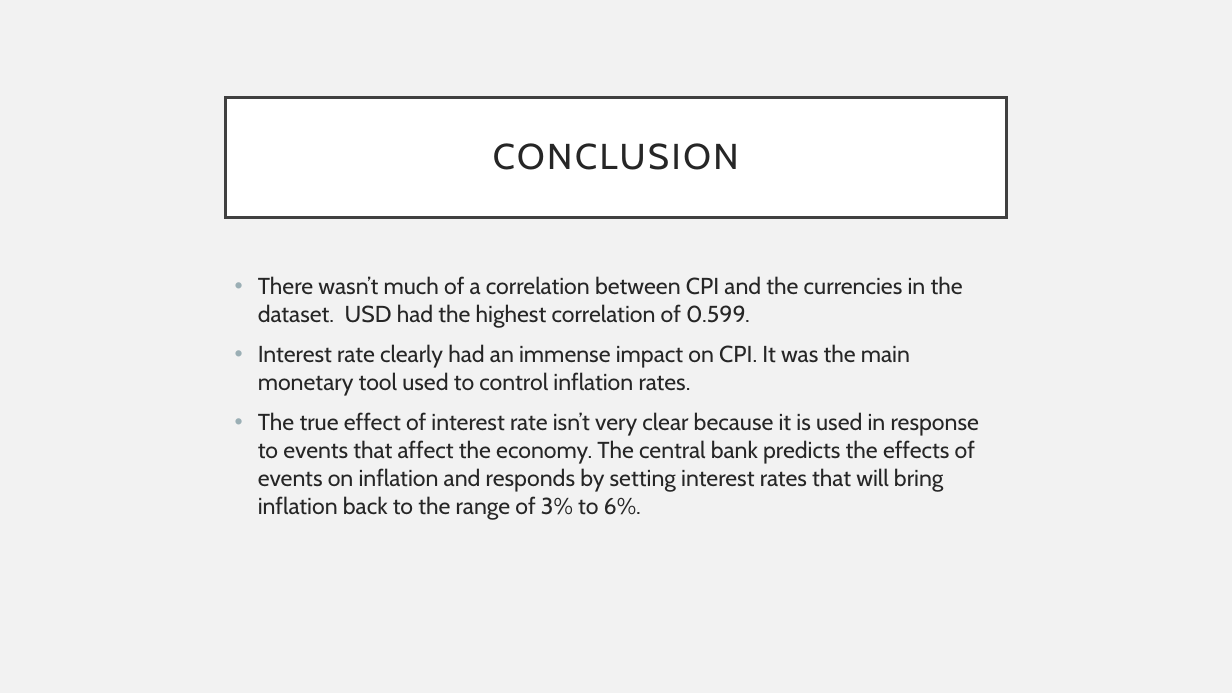
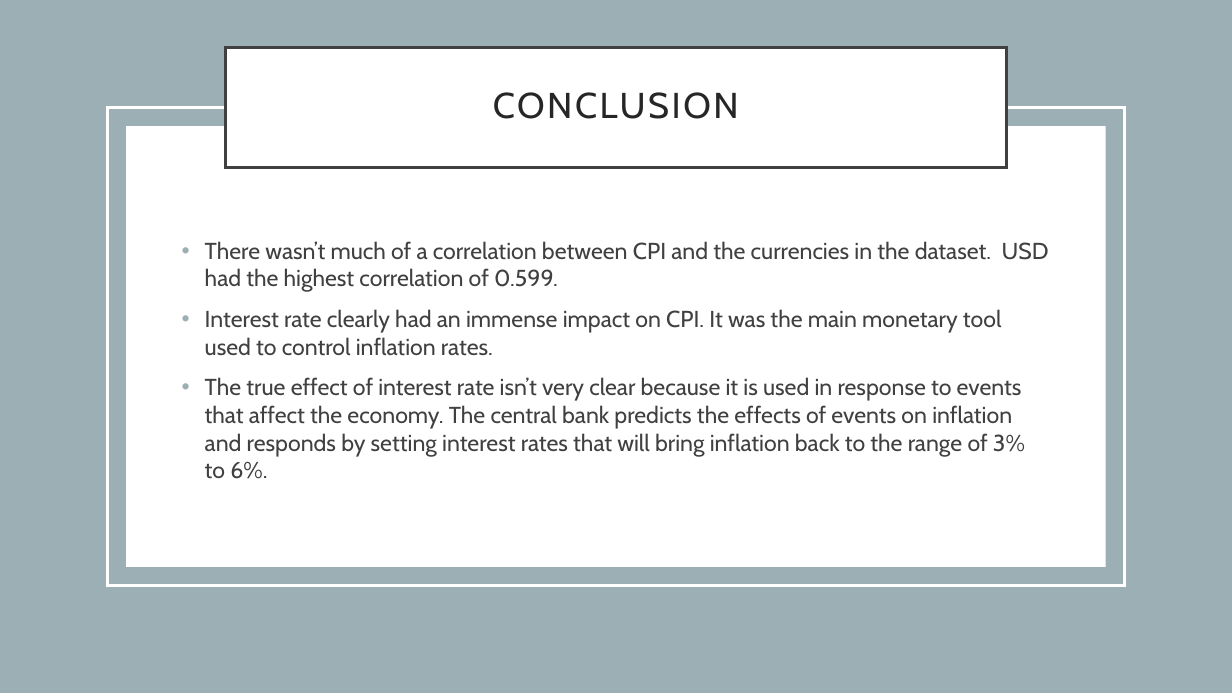
Before and after one commit to Thaps/DataScienceGuidedCapstone, a slide deck: slide 12 of Unit25AdvancedSQL/BOTSWANA CUSTOMER PRICE Index study.pptx (slide 11 before the commit). Drawn at 1232x693 pixels with LibreOffice and Linux fonts; fonts in the diff are those of the drawing. Boxes give left, top, right and bottom in pixels: in the first picture for what was removed or moved away, otherwise in the second. Text is boxed around its words. In the diff, an @@ line names an element or a change of style, - is before the commit and + after.

```diff
--- a/Unit25AdvancedSQL/BOTSWANA CUSTOMER PRICE Index study.pptx
+++ b/Unit25AdvancedSQL/BOTSWANA CUSTOMER PRICE Index study.pptx
@@ background #F2F2F2 to #FFFFFF @@
@@ rectangle added at [0, 0, 1232, 693], fill #9BAFB5 @@
@@ title "CONCLUSION": place and size @@
-title "CONCLUSION" at [226, 97, 1006, 217]
+title "CONCLUSION" at [226, 47, 1006, 167]
@@ rectangle added at [107, 107, 1125, 586], outline #FFFFFF 2.5 pt @@
@@ rectangle added at [127, 126, 1106, 567], fill #FFFFFF @@
@@ text "There wasn’t much of a ...": place and size @@
-text "There wasn’t much of a ..." at [258, 276, 979, 520]
+text "There wasn’t much of a ..." at [205, 241, 1049, 479]
@@ text "There wasn’t much of a ..." at [205, 241, 1049, 479]: text colour #262626 to #404040 @@
```
Also in this commit, not shown: 7 other slides changed, 1 slide added.
